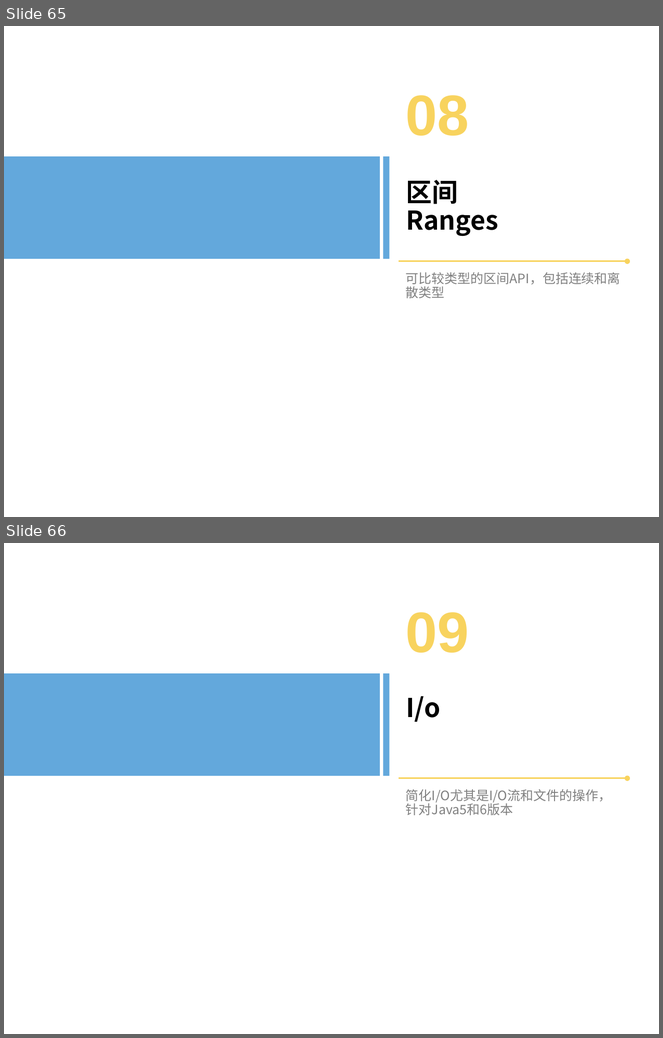
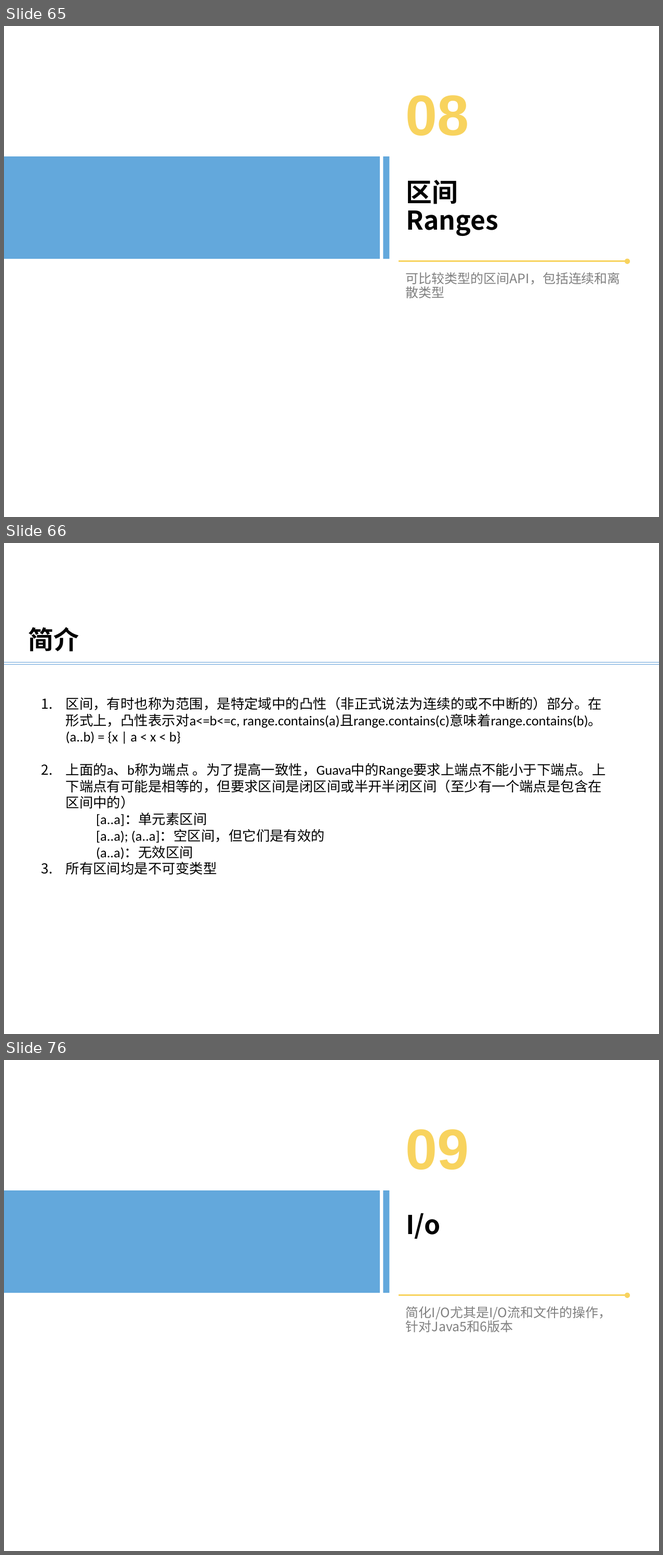
Before and after one commit to bxguo/guava, a slide deck: Guava介绍.pptx. Shown one above the other, each under a label of ours: slides 65 and 66 before the commit, slides 65, 66 and 76 after it; the slides between them are not shown. The pictures are 663x1038 and 663x1555 pixels, drawn with LibreOffice and Linux fonts; fonts in the diff are those of the drawing; background and template pictures are left out. Boxes give left, top, right and bottom in pixels: in the first picture for what was removed or moved away, otherwise in the second. Text is boxed around its words. In the diff, an @@ line names an element or a change of style, - is before the commit and + after.

```diff
--- a/Guava介绍.pptx
+++ b/Guava介绍.pptx
@@ slide 66 added at bbox=[4, 543, 659, 1034], background #FFFFFF @@
@@ text added at bbox=[28, 627, 79, 652], 28 pt, text #000000, bold @@
+简介
@@ line added from (4, 662) to (659, 662), #5B9BD5 0.5 pt @@
@@ line added from (4, 664) to (659, 664), #5B9BD5 0.5 pt @@
@@ text added at bbox=[66, 697, 606, 875], 15.1 pt, text #000000 @@
+1. 区间，有时也称为范围，是特定域中的凸性（非正式说法为连续的或不中断的）部分。在形式上，凸性表示对a<=b<=c, range.contains(a)且range.contains(c)意味着range.contains(b)。(a..b) = {x | a < x < b}
+2. 上面的a、b称为端点 。为了提高一致性，Guava中的Range要求上端点不能小于下端点。上下端点有可能是相等的，但要求区间是闭区间或半开半闭区间（至少有一个端点是包含在区间中的）
+[a..a]：单元素区间
+[a..a); (a..a]：空区间，但它们是有效的
+(a..a)：无效区间
+3. 所有区间均是不可变类型
@@ what was slide 66 is now slide 76 @@
```
Also in this commit, not shown: 26 other slides added, 1 other file.
